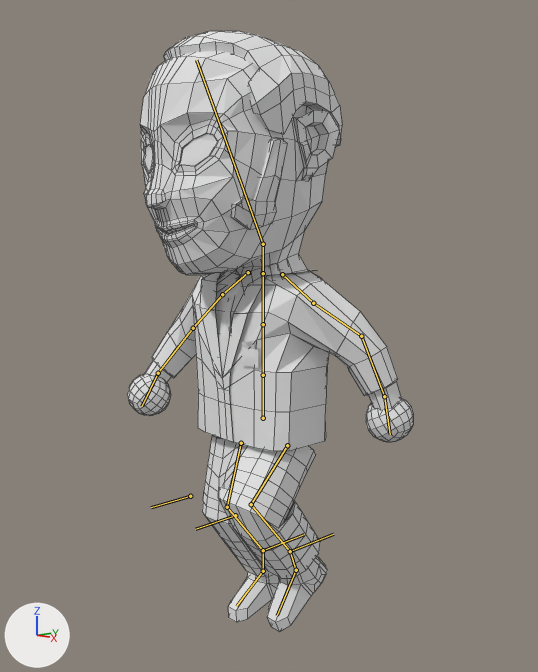
A saved change to the Blender file William/character texturing/teachers/principal - kopia - kopia.blend.
Both versions are drawn from a 50 mm lens placed at (8.19, -6.84, 5.69), pointed at (0.25, 0.43, 4.2). Lighting does not change. The marker at lower left points along +X, +Y and +Z. Both versions are drawn at frame 140 of the action 'PrincipleWalk'; the numbers are the values there. The bones that bend it are drawn over the model as lines. Mesh edges are drawn as thin lines on the coarser meshes.
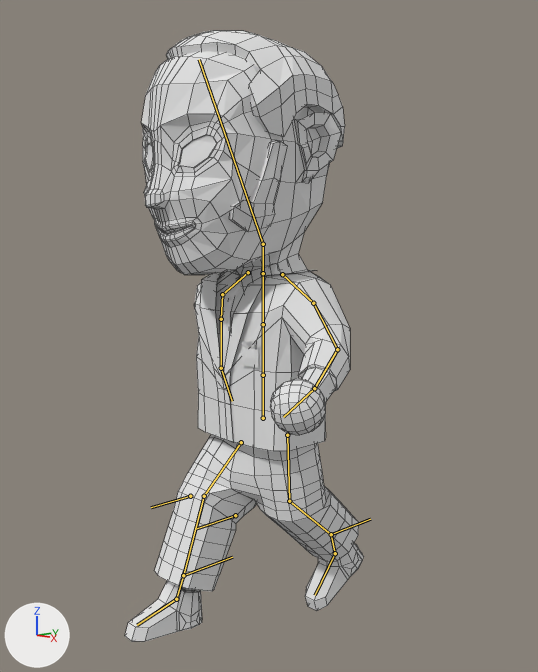
Commit message: Updated principle

Boxes (x1, y1, x2, y2) around the edits, measured in the pictures (538 x 672 px):
'Cube.041', posed (46% narrower): before (127, 270, 413, 451); after (195, 270, 350, 451)
'Cube.019', posed: before (140, 51, 340, 275); after (141, 51, 341, 275)
'Cube.021', posed (90% wider): before (202, 435, 327, 632); after (125, 435, 363, 642)
'Cube.025', posed: before (164, 31, 342, 229); after (166, 30, 345, 232)
bone 'Head', root to tip: before (263, 244) to (196, 60); after (263, 244) to (199, 59)
bone 'UpperLeg.L', root to tip: before (287, 445) to (251, 504); after (287, 435) to (289, 501)
bone 'UpperFeet.L', root to tip: before (290, 551) to (296, 570); after (331, 534) to (335, 553)
bone 'Pull.L', root to tip: before (290, 551) to (333, 534); after (331, 534) to (370, 519)
bone 'UpperArm.L', root to tip: before (313, 303) to (361, 336); after (313, 303) to (337, 349)
bone 'LowerArm.L', root to tip: before (361, 336) to (384, 396); after (337, 349) to (314, 388)
bone 'Hand.L', root to tip: before (384, 396) to (390, 434); after (314, 388) to (283, 417)
bone 'UpperFeet.R', root to tip: before (263, 550) to (263, 571); after (183, 575) to (176, 599)
bone 'Pull.R', root to tip: before (263, 550) to (304, 534); after (183, 575) to (232, 557)
bone 'UpperArm.R', root to tip: before (222, 294) to (193, 328); after (222, 294) to (221, 319)
bone 'LowerArm.R', root to tip: before (193, 328) to (158, 373); after (221, 319) to (221, 368)
bone 'Hand.R', root to tip: before (158, 373) to (142, 406); after (221, 368) to (232, 401)

The change in detail:
Bone 'Head' (bone_head) turns from (8, 0, 1) to (8, -1, 0) degrees about its own x, y and z.
Bone 'UpperLeg.L' (bone_upperleg_l) moves from (0.03, 0.2, 0.0) to (0.01, 0.04, 0.0).
Bone 'UpperFeet.L' (bone_upperfeet_l) turns from (4, 0, 0) to (-12, 0, 0) degrees about its own x, y and z.
Bone 'Pull.L' (bone_pull_l) moves from (0.0, 0.04, 0.37) to (0.0, 0.95, 0.37).
Bone 'UpperArm.L' (bone_upperarm_l) turns from (-10, 36, 30) to (-12, -10, -6) degrees about its own x, y and z.
Bone 'LowerArm.L' (bone_lowerarm_l) turns from (-18, -18, -25) to (-9, -30, -45) degrees about its own x, y and z.
Bone 'Hand.L' (bone_hand_l) turns from (-20, -3, 1) to (-24, -6, 2) degrees about its own x, y and z.
Bone 'UpperFeet.R' (bone_upperfeet_r) turns from (-17, 0, 0) to (19, 0, 0) degrees about its own x, y and z.
Bone 'Pull.R' (bone_pull_r) moves from (0.0, 0.45, -0.08) to (0.0, -1.16, 0.0).
Bone 'UpperArm.R' (bone_upperarm_r) turns from (-13, 13, 11) to (-8, -30, -25) degrees about its own x, y and z.
Bone 'LowerArm.R' (bone_lowerarm_r) turns from (-27, 13, 17) to (-25, 17, 23) degrees about its own x, y and z.
Bone 'Hand.R' (bone_hand_r) turns from (-24, 0, 0) to (-32, 0, 0) degrees about its own x, y and z.
